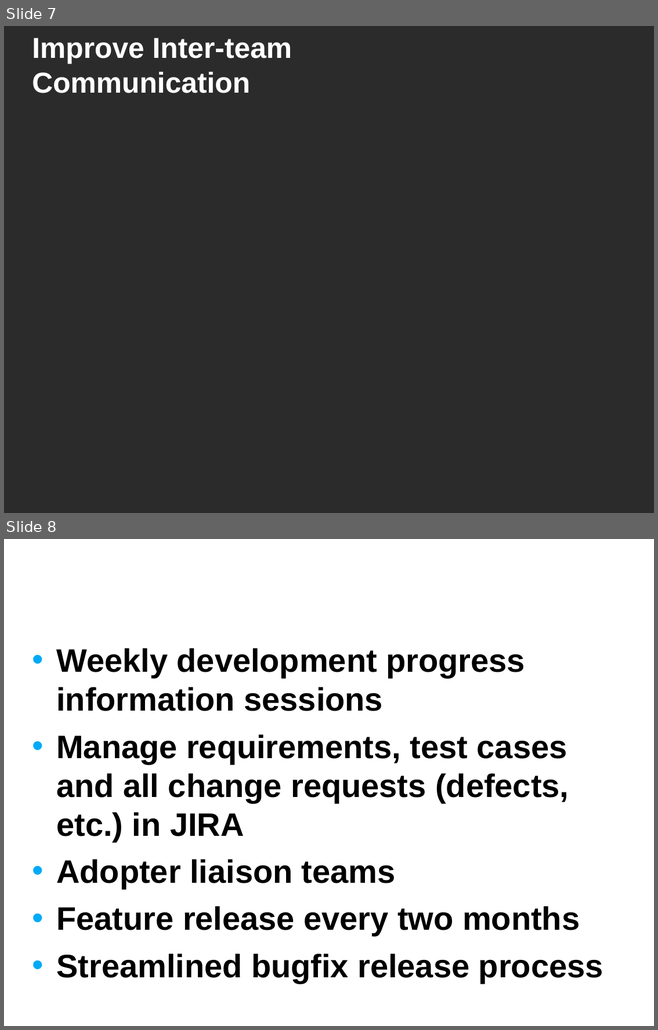
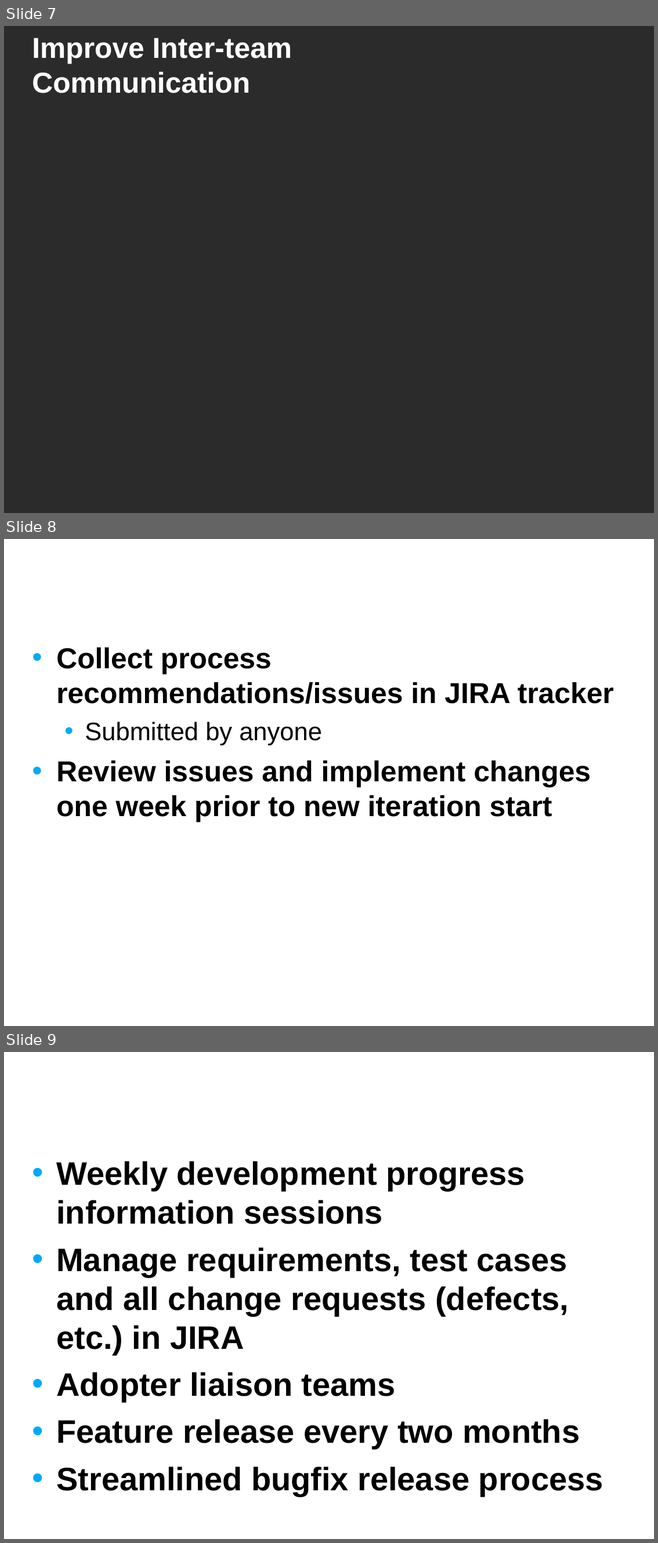
Before and after one commit to NCIP/caarray-docs, a slide deck: environment/references/process_improvement_proposal.ppt. Shown one above the other, each under a label of ours: slides 7 and 8 before the commit, slides 7, 8 and 9 after it. The pictures are 658x1030 and 658x1543 pixels, drawn with LibreOffice and Linux fonts; fonts in the diff are those of the drawing; background and template pictures are left out; a plain dark background stands for a picture behind light text. Boxes give left, top, right and bottom in pixels: in the first picture for what was removed or moved away, otherwise in the second. Text is boxed around its words. In the diff, an @@ line names an element or a change of style, - is before the commit and + after.

Commit message:
Some updates

```diff
--- a/environment/references/process_improvement_proposal.ppt
+++ b/environment/references/process_improvement_proposal.ppt
@@ slide 8 added at <box>4,539,654,1026</box>, background picture (left out) @@
@@ title added at <box>25,539,513,615</box>, 32 pt, text #FFFFFF, bold @@
+Recommended Governance Process
@@ text added at <box>56,647,614,822</box>, 32 pt, text #000000, bold @@
+• Collect process recommendations/issues in JIRA tracker
+  • Submitted by anyone
+• Review issues and implement changes one week prior to new iteration start
@@ what was slide 8 is now slide 9 @@
```
Also in this commit, not shown: 1 slide changed.
